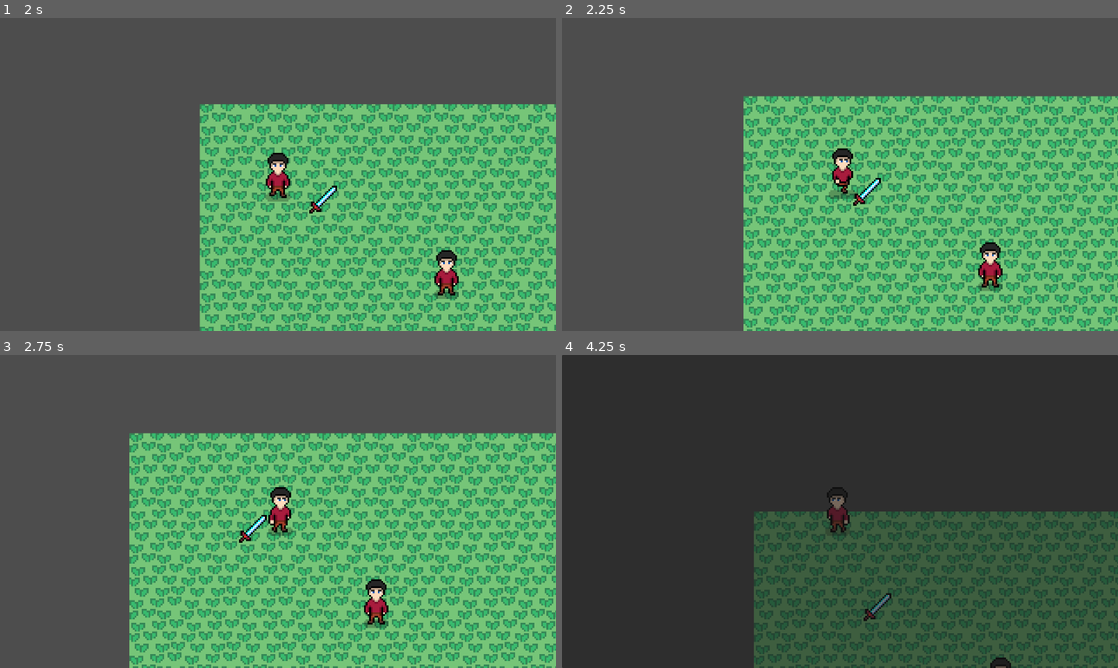
Above: before the commit, frames 1-4 (two rows, left to right).
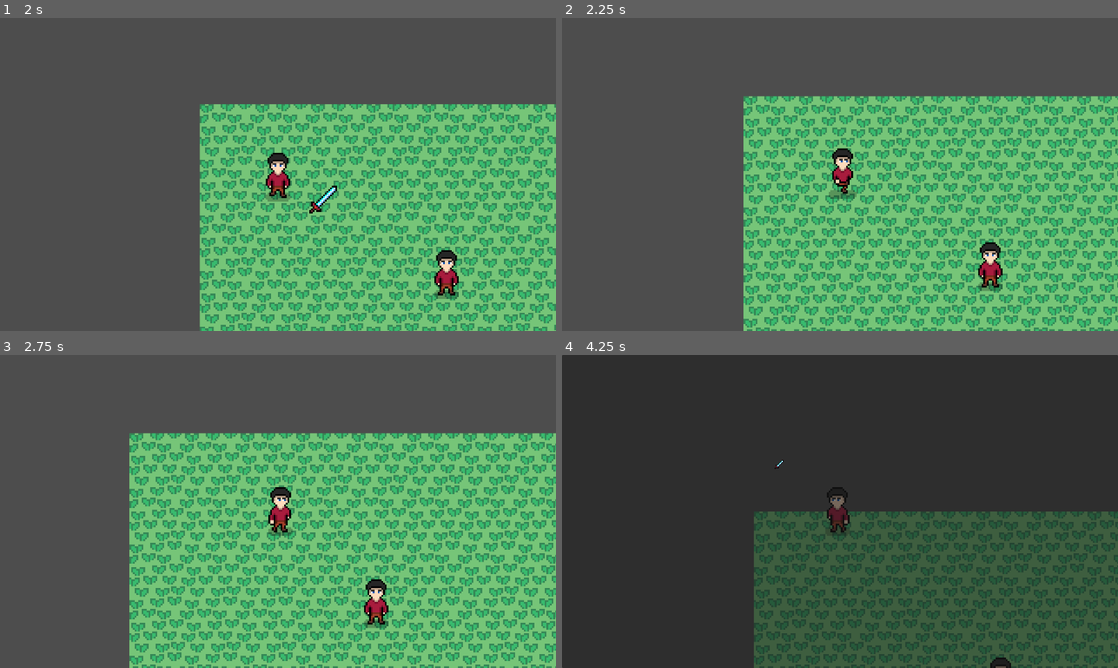
Above: after the commit, the same moments.

Repository: QuocKhangDA22TTD/rpg_game
Game: Godot game, scene res://scenes/demo.tscn
Two runs of this game, one before a commit and one after it. Both use one fixed random seed, a clock stepped at 60 frames per second and the inputs below.
Inputs:
- Up to frame 1 (2 s): tap Enter at 0.5 s; hold Right (ui_right) 0.53-1.28 s; hold Down (ui_down) from 1.28 s (still down)
- Up to frame 2 (2.25 s): release Down (ui_down) at 2.03 s; hold Right (ui_right) from 2.03 s (still down)
- Up to frame 3 (2.75 s): keep holding Right (ui_right)
- Up to frame 4 (4.25 s): release Right (ui_right) at 2.78 s; hold Up (ui_up) 2.78-3.53 s; hold Left (ui_left) from 3.53 s (still down); tap I (toggle_inventory) at 4.15 s

Frame 1 is identical in both runs. In frame 2, 0.1% of the frame differs, in the area x 52-58%, y 51-60%; in frame 3, 0.1%; in frame 4, 0.2%, in the area x 38-60%, y 33-86%.

Commit message:
Xóa cú pháp @export var inventory : Inventory trong script inventory_ui và thêm vào cú pháp var inventory = GameManager.inventory trong hàm _ready của scripot inventory_ui, Xóa node Inventory trong scene inventory_ui, Thêm xử lý item tự động thêm vào túi đồ và biến mất khi player đi vào phạm vi của item.

Diff:
--- a/scenes/inventory_ui.tscn
+++ b/scenes/inventory_ui.tscn
@@ -2,9 +2,8 @@
 
 [ext_resource type="Script" uid="uid://dtkjfr3lp2vt7" path="res://scripts/inventory_ui.gd" id="1_tahbm"]
 [ext_resource type="PackedScene" uid="uid://dt0mss81fajoo" path="res://scenes/slot.tscn" id="2_mdwe3"]
-[ext_resource type="Script" uid="uid://cmvbqkenwxyu8" path="res://scripts/inventory.gd" id="2_ylkvr"]
 
-[node name="InventoryUI" type="Control" unique_id=1898595049 node_paths=PackedStringArray("inventory", "grid")]
+[node name="InventoryUI" type="Control" unique_id=1898595049 node_paths=PackedStringArray("grid")]
 layout_mode = 3
 anchors_preset = 15
 anchor_right = 1.0
@@ -12,12 +11,8 @@
 grow_horizontal = 2
 grow_vertical = 2
 script = ExtResource("1_tahbm")
-inventory = NodePath("Inventory")
 slot_scene = ExtResource("2_mdwe3")
 grid = NodePath("Panel/GridContainer")
-
-[node name="Inventory" type="Node" parent="." unique_id=2095618196]
-script = ExtResource("2_ylkvr")
 
 [node name="Panel" type="Panel" parent="." unique_id=1375891763]
 layout_mode = 1
--- a/scripts/inventory_ui.gd
+++ b/scripts/inventory_ui.gd
@@ -1,13 +1,13 @@
 extends Control
 
-@export var inventory : Inventory
 @export var slot_scene : PackedScene
-
 @export var grid: GridContainer
 
 var slot_nodes = []
 
 func _ready():
+	var inventory = GameManager.inventory
+
 	for i in inventory.size:
 		var slot = slot_scene.instantiate()
 		grid.add_child(slot)
--- a/scripts/item_drop.gd
+++ b/scripts/item_drop.gd
@@ -9,3 +9,11 @@
 func _ready():
 	if item and item.icon:
 		sprite.texture = item.icon
+
+	area.body_entered.connect(_on_body_entered)
+
+
+func _on_body_entered(body):
+	if body.name == "Player":
+		if GameManager.inventory.add_item(item, amount):
+			queue_free()
